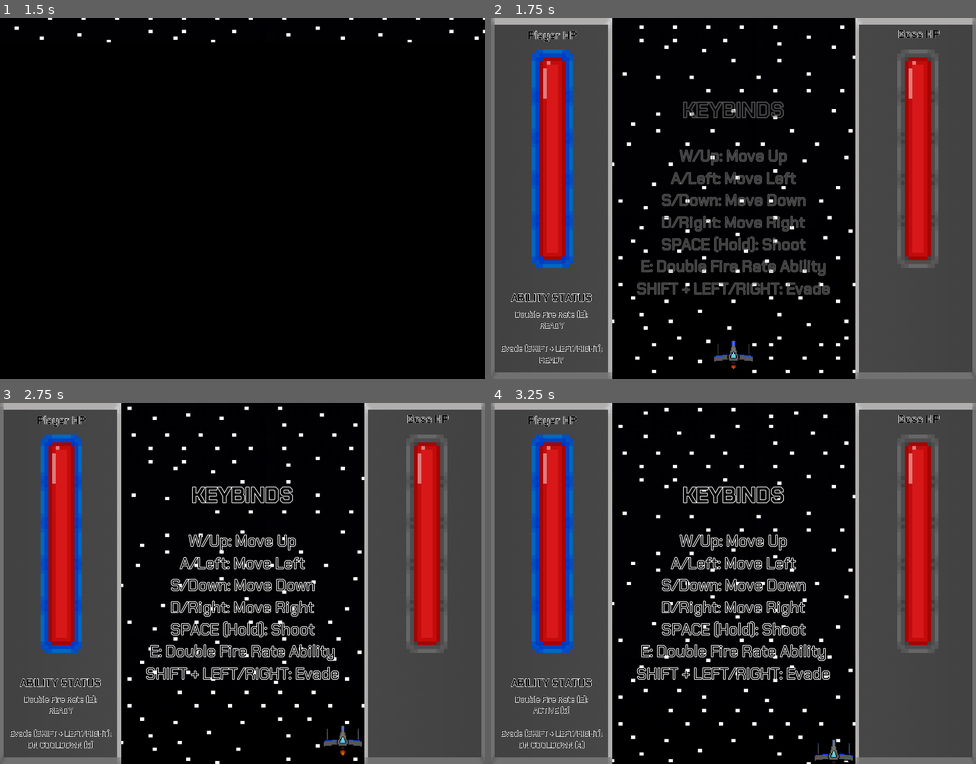
Above: before the commit, frames 1-4 (two rows, left to right).
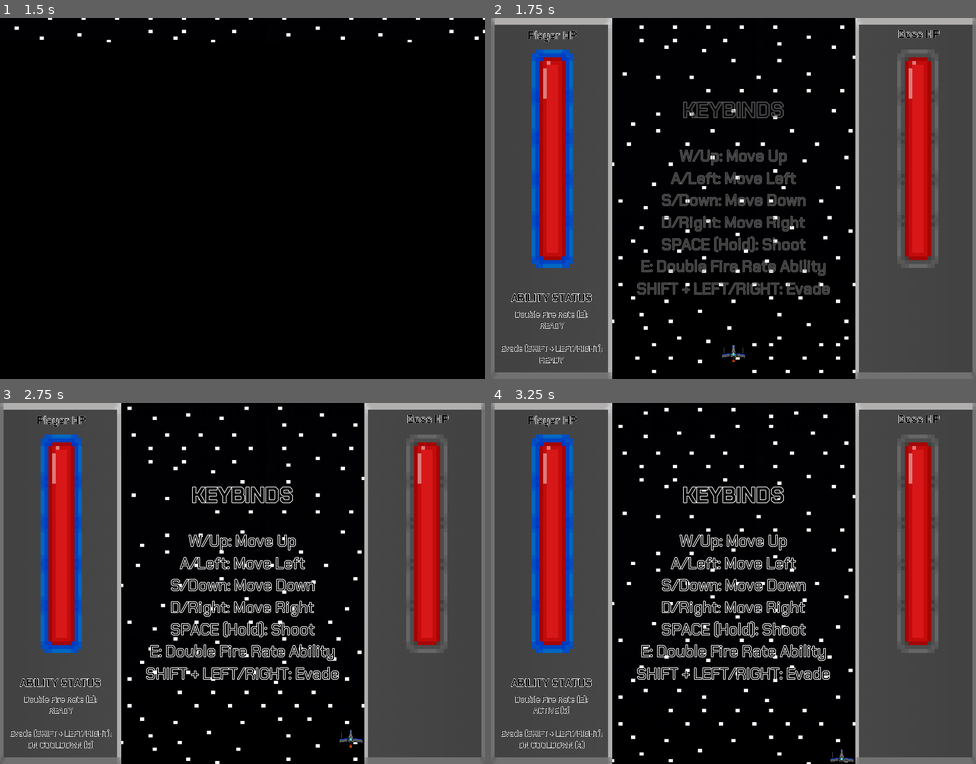
Above: after the commit, the same moments.

Repository: Cecilist/Final-BossFightBulletShooter
Game: Godot game, scene res://Menu/MainMenu.tscn
Two runs of this game, one before a commit and one after it. Both use one fixed random seed, a clock stepped at 60 frames per second and the inputs below.
Inputs:
- Up to frame 1 (1.5 s): click "PLAY" at 0.5 s; click "PLAY" at 1.25 s
- Up to frame 2 (1.75 s): no input
- Up to frame 3 (2.75 s): tap Enter (play_game) at 2 s; hold D (move_right) from 2.03 s (still down); hold Shift (evade) from 2.03 s (still down)
- Up to frame 4 (3.25 s): release D (move_right) at 2.78 s; release Shift (evade) at 2.78 s; hold S (move_down) from 2.78 s (still down); tap E (fire_rate_ability) at 2.85 s

Frame 1 is identical in both runs. In frame 2, 0.2% of the frame differs, in the area x 46-54%, y 89-98%; in frame 3, 0.2%, in the area x 66-75%, y 89-98%; in frame 4, 0.2%.

Commit message:
Update player hitbox

Diff:
--- a/project/Level/Level.tscn
+++ b/project/Level/Level.tscn
@@ -132,7 +132,7 @@
 
 [node name="Player" parent="." instance=ExtResource( 1 )]
 position = Vector2( 360, 1000 )
-scale = Vector2( 0.25, 0.25 )
+scale = Vector2( 0.15, 0.15 )
 
 [node name="Boss" parent="." instance=ExtResource( 2 )]
 position = Vector2( 360, 225.907 )
--- a/project/Player/Player.tscn
+++ b/project/Player/Player.tscn
@@ -103,8 +103,7 @@
 [node name="Hitbox" type="Area2D" parent="."]
 
 [node name="HitboxShape" type="CollisionPolygon2D" parent="Hitbox"]
-position = Vector2( 0, 25.4846 )
-polygon = PoolVector2Array( -2.37036, -31.8853, 8.92709, -31.8853, 18.4408, -5.12809, 29.7382, 15.0884, 29.1436, 43.6294, -35.75, 43.2654, -30, 15.2654, -20, -3.7346, -10, -24.7346, -9.25, -31.9846 )
+polygon = PoolVector2Array( -19.5, -150.5, -29.5, -140, -53.5, 19.5, -171, 29, -170.5, 28.4901, -199.5, 28.4901, -199.5, 28.5, -240.5, 52, -240, 129.5, -51, 99, -50.5, 109, -31, 109.5, -29.5, 137.037, -19.5, 149.037, 18, 149.037, 28, 140.037, 30, 109.537, 49, 108.537, 49.5, 100.537, 238.5, 130.037, 238.5, 50.5371, 199.5, 30.0371, 199, 28.4901, 170.5, 27.9901, 170.5, 28.4901, 49, 19.9901, 29.5, -140.01, 19.5, -150.01 )
 
 [node name="Sprite Boundaries" type="CollisionShape2D" parent="."]
 position = Vector2( 0, -1.68182 )
